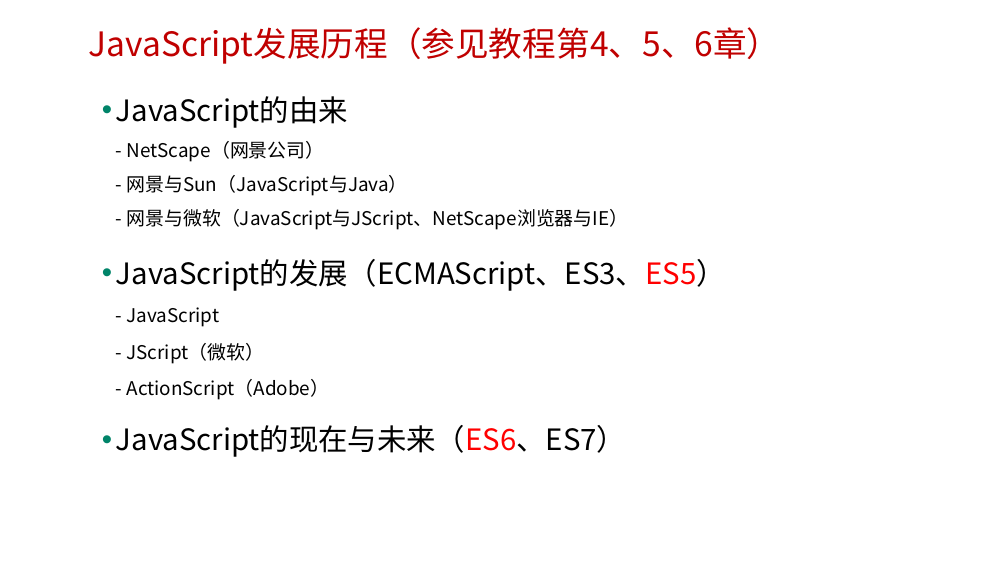
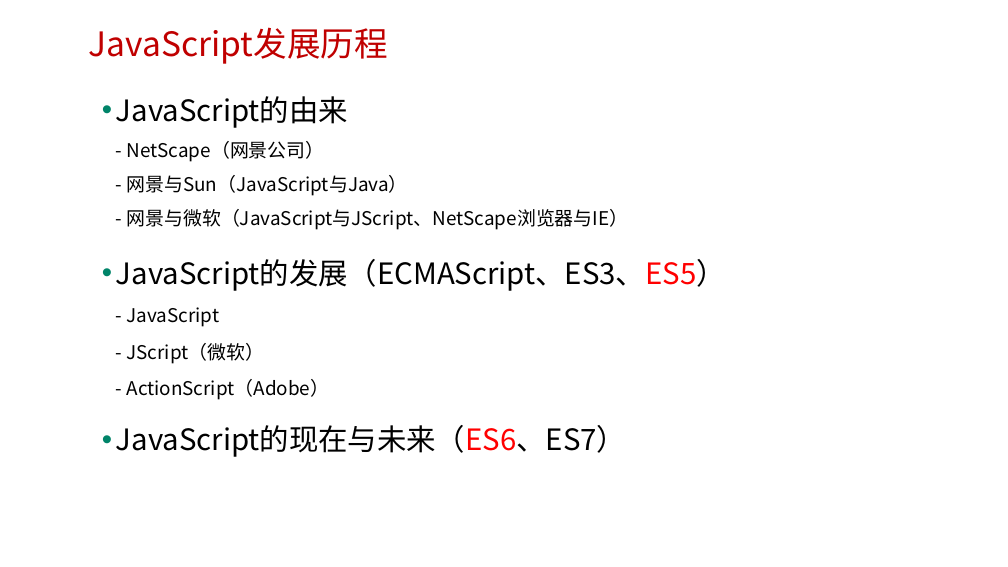
Before and after one commit to edu2act/course-javascript-advanced, a slide deck: slide 14 of 课程PPT/01.JavaScript发展历程及语言特点.pptx (slide 15 before the commit). Drawn at 1008x567 pixels with LibreOffice and Linux fonts; fonts in the diff are those of the drawing; background and template pictures are left out. Boxes give left, top, right and bottom in pixels: in the first picture for what was removed or moved away, otherwise in the second. Text is boxed around its words. In the diff, an @@ line names an element or a change of style, - is before the commit and + after.

```diff
--- a/课程PPT/01.JavaScript发展历程及语言特点.pptx
+++ b/课程PPT/01.JavaScript发展历程及语言特点.pptx
@@ text at (89, 27, 388, 64): text changed @@
-JavaScript发展历程（参见教程第4、5、6章）
+JavaScript发展历程
```
Also in this commit, not shown: 3 other slides changed, 14 other files.
